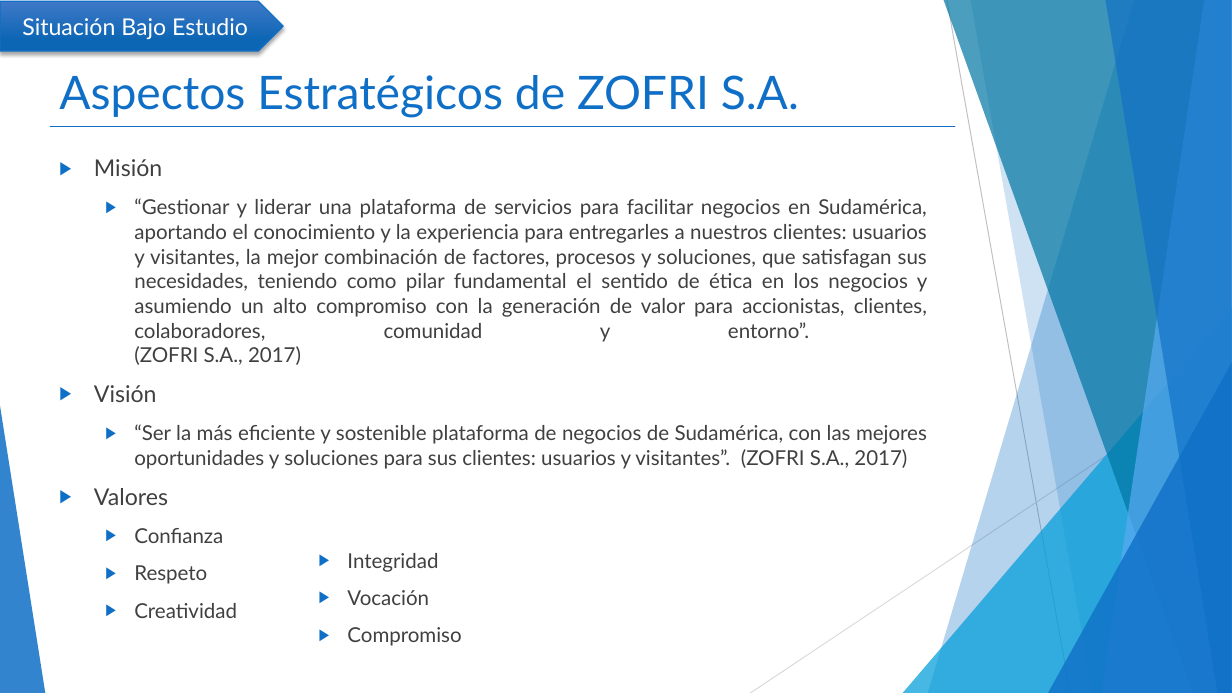
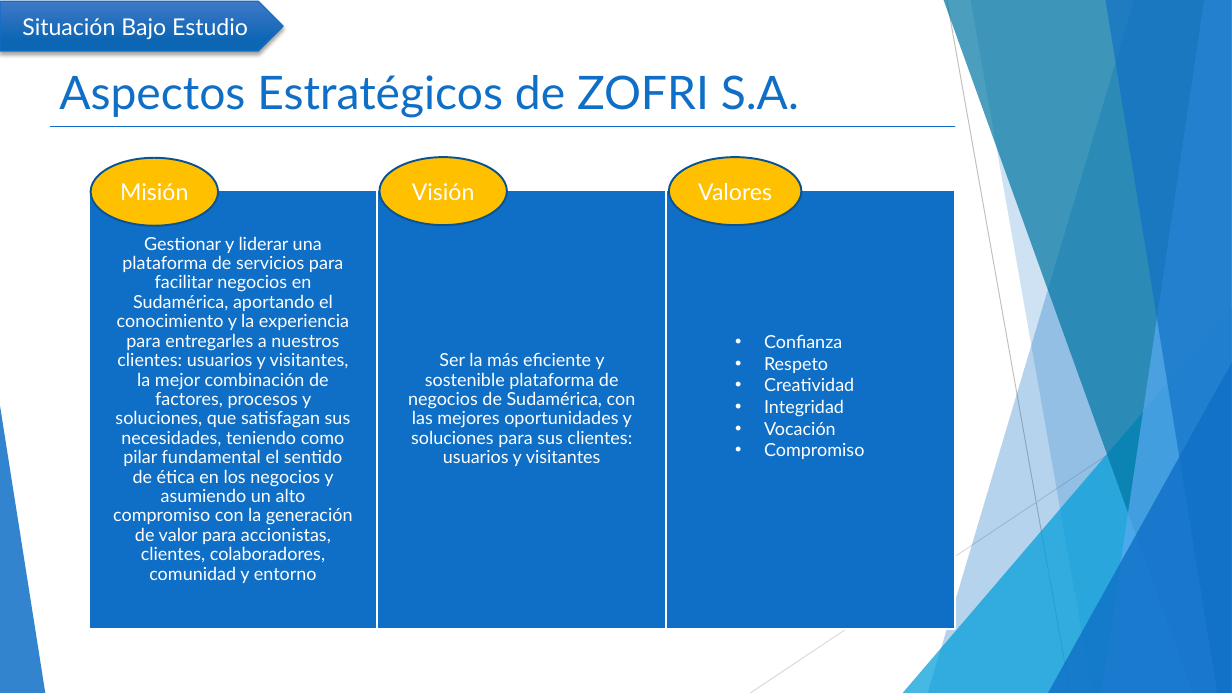
Before and after one commit to mcamara75/tituloUnap, a slide deck: slide 7 of 2018/TT IQQ 2018 Camara y Garay.pptx (slide 6 before the commit). Drawn at 1232x693 pixels with LibreOffice and Linux fonts; fonts in the diff are those of the drawing. Boxes give left, top, right and bottom in pixels: in the first picture for what was removed or moved away, otherwise in the second. Text is boxed around its words. In the diff, an @@ line names an element or a change of style, - is before the commit and + after.

```diff
--- a/2018/TT IQQ 2018 Camara y Garay.pptx
+++ b/2018/TT IQQ 2018 Camara y Garay.pptx
@@ ellipse added at (91,158,218,226), fill #FFC000, outline #0B5292 1.5 pt, 18 pt, text #FFFFFF @@
+Misión
@@ ellipse added at (380,157,507,226), fill #FFC000, outline #0B5292 1.5 pt, 18 pt, text #FFFFFF @@
+Visión
@@ ellipse added at (669,157,801,226), fill #FFC000, outline #0B5292 1.5 pt, 18 pt, text #FFFFFF @@
+Valores
@@ text "Gestionar y liderar una plataforma ..." at (113,236,353,583): vertical alignment top to middle @@
@@ rectangle added at (89,189,378,628), fill #0F6FC6, outline #FFFFFF 1.5 pt @@
@@ rectangle added at (378,189,667,628), fill #0F6FC6, outline #FFFFFF 1.5 pt @@
@@ text "Confianza": place and size @@
-text "Confianza" at (347,553,461,646)
+text "Confianza" at (764,334,864,459)
@@ text "Confianza" at (764,334,864,459): vertical alignment top to middle @@
@@ rectangle added at (666,189,956,628), fill #0F6FC6, outline #FFFFFF 1.5 pt @@
@@ text at (113,236,353,583): text changed; size 16 to 14 pt; text colour #404040 to #FFFFFF @@
-▶ Misión
-  ▶ “Gestionar y liderar una plataforma de servicios para facilitar negocios en Sudamérica, aportando el conocimiento y la experiencia para entregarles a nuestros clientes: usuarios y visitantes, la mejor combinación de factores, procesos y soluciones, que satisfagan sus necesidades, teniendo como pilar fundamental el sentido de ética en los negocios y asumiendo un alto compromiso con la generación de valor para accionistas, clientes, colaboradores, comunidad y entorno”.
-    (ZOFRI S.A., 2017)
-▶ Visión
-  ▶ “Ser la más eficiente y sostenible plataforma de negocios de Sudamérica, con las mejores oportunidades y soluciones para sus clientes: usuarios y visitantes”. (ZOFRI S.A., 2017)
-▶ Valores
-  ▶ Confianza
-  ▶ Respeto
-  ▶ Creatividad
+Gestionar y liderar una plataforma de servicios para facilitar negocios en Sudamérica, aportando el conocimiento y la experiencia para entregarles a nuestros clientes: usuarios y visitantes, la mejor combinación de factores, procesos y soluciones, que satisfagan sus necesidades, teniendo como pilar fundamental el sentido de ética en los negocios y asumiendo un alto compromiso con la generación de valor para accionistas, clientes, colaboradores, comunidad y entorno
@@ text added at (408,352,636,466), 14 pt, text #FFFFFF @@
+Ser la más eficiente y sostenible plataforma de negocios de Sudamérica, con las mejores oportunidades y soluciones para sus clientes: usuarios y visitantes
@@ text at (764,334,854,391): paragraphs added @@
+  • Confianza
+  • Respeto
+  • Creatividad
@@ text at (764,399,864,459): size 16 to 14 pt, text colour #404040 to #FFFFFF in "Integridad", "Vocación", "Compromiso"; bullet ▶ to •; less space between paragraphs @@
```
Also in this commit, not shown: 6 other slides changed, 5 slides added, 2 slides removed.
